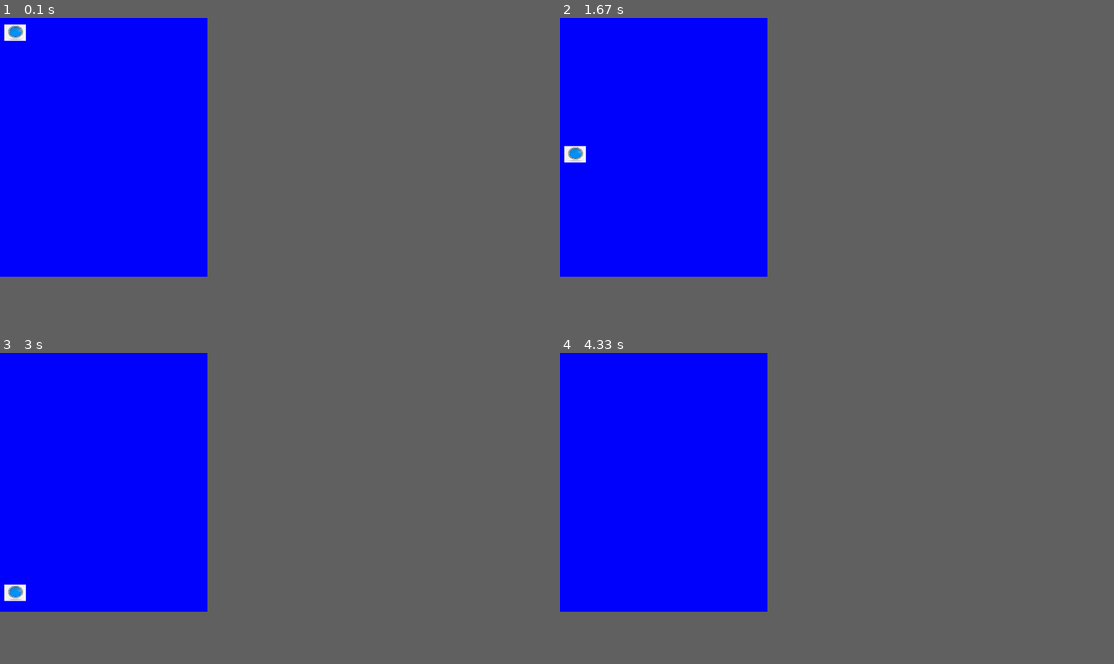
Above: before the commit, frames 1-4 (two rows, left to right).
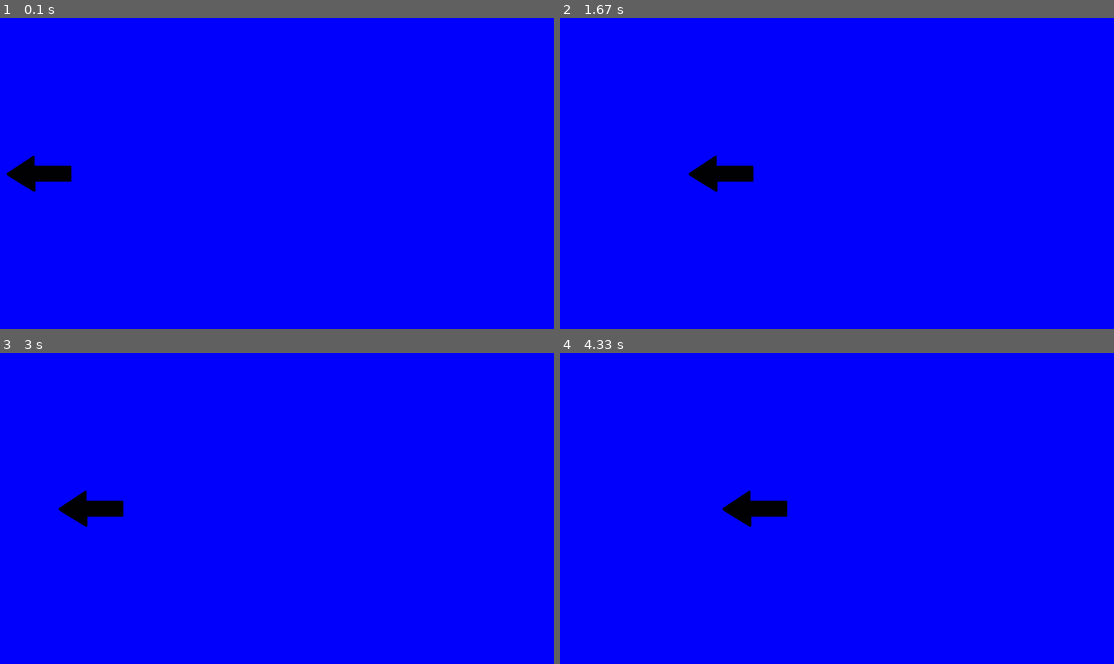
Above: after the commit, the same moments.

Repository: EnzoLuidge/PyGame
Game: pygame game, started from Jogo.py
Same seed, same stepped clock (60 frames per second), same inputs: the game is played once before the commit and once after it.
Inputs:
- Up to frame 1 (0.1 s): no input
- Up to frame 2 (1.67 s): no input
- Up to frame 3 (3 s): no input
- Up to frame 4 (4.33 s): no input
In our replay, the window is 337x421 before the commit and 900x506 after it. These sizes can differ from the game's own. Grey fills any space a smaller window leaves; there, only what the larger window draws over its background counts as a difference.

The runs differ from the first frame. In frame 1, 0.9% of the frame differs, in the area x 0-13%, y 1-56%; in frame 2, 0.9%; in frame 3, 0.9%, in the area x 0-23%, y 44-80%; in frame 4, 0.7%.

Commit message:
troca de botão p seta

Diff:
--- a/Jogo.py
+++ b/Jogo.py
@@ -5,20 +5,25 @@
 
 
 
-WIDTH = 480
-HEIGHT = 600
+WIDTH = 1280
+HEIGHT = 720
 window = pygame.display.set_mode((WIDTH, HEIGHT))
 pygame.display.set_caption('Guitarzao')
 
 
-button_width = 50
-button_height = 38
+button_width = 150
+button_height = 120
 button_img = pygame.image.load('assets/azul.png').convert_alpha()
 button_img_small = pygame.transform.scale(button_img, (button_width, button_height))
 
-button_x = 10
-button_y = 0
+firstsong = pygame.mixer.Sound('assets/musica.mp3')
+
+
+button_x = 0
+button_y = 300
 button_yspeed = 3
+button_xspeed = 3
+
 
 game = True
 
@@ -31,9 +36,9 @@
 
         if event.type == pygame.QUIT:
             game = False
-
-    button_y +=button_yspeed
-
+    button_x +=button_xspeed
+    if button_x >=400:
+        button_x = 0
     window.fill((0, 0, 255))
     window.blit(button_img_small, (button_x,button_y))
     pygame.display.update()
Binary file changed: assets/azul.png
Not shown, added: assets/musica.mp3
